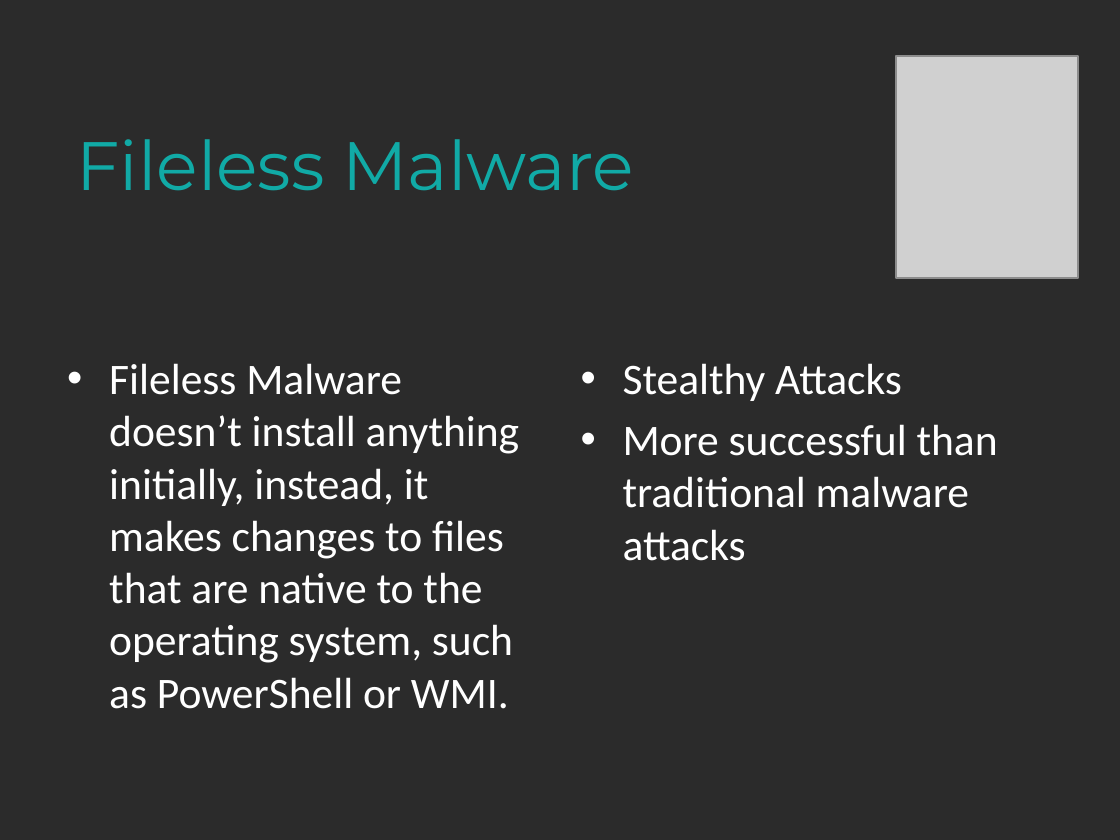
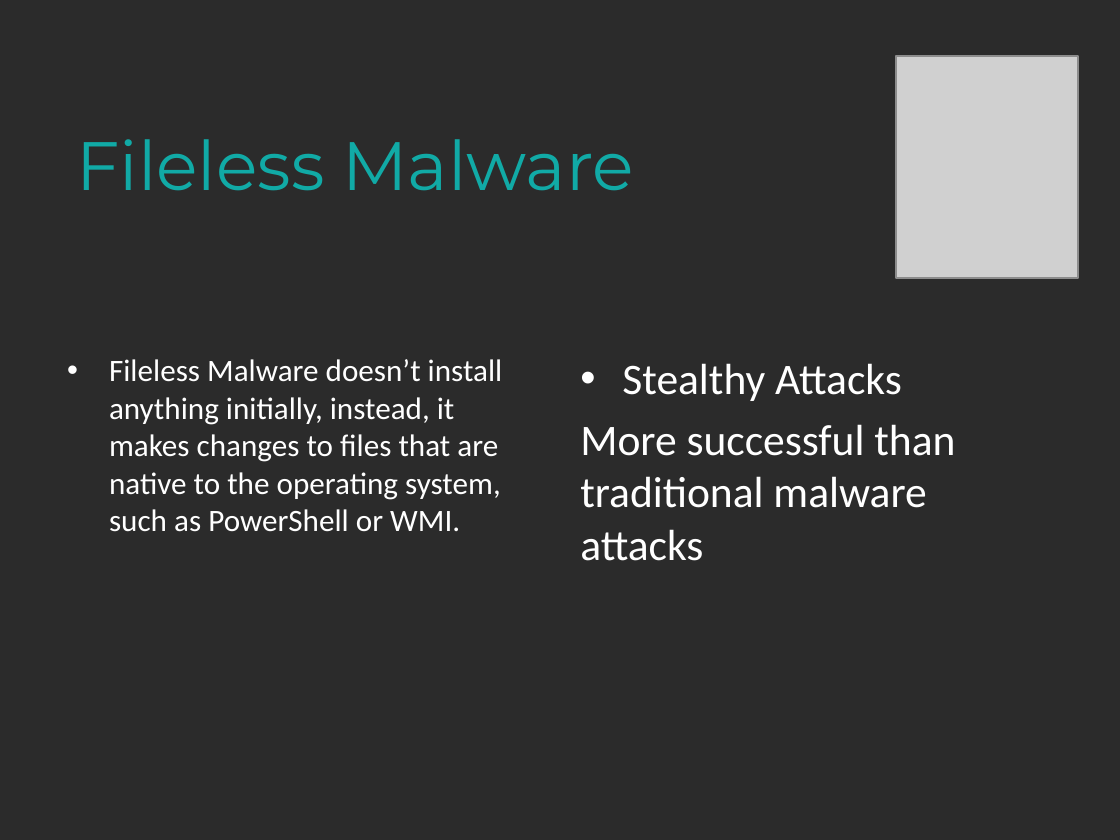
Before and after one commit to Konstantinos-Papanagnou/SecurityProject, a slide deck: slide 5 of Malware.pptx. Drawn at 1120x840 pixels with LibreOffice and Linux fonts; fonts in the diff are those of the drawing; grey boxes stand for pictures; background and template pictures are left out; a plain dark background stands for a picture behind light text. Boxes give left, top, right and bottom in pixels: in the first picture for what was removed or moved away, otherwise in the second. Text is boxed around its words. In the diff, an @@ line names an element or a change of style, - is before the commit and + after.

```diff
--- a/Malware.pptx
+++ b/Malware.pptx
@@ text "Fileless Malware doesn’t install anything ..." at (109, 359, 503, 532): size 28 to 20 pt; indent changed @@
@@ text "Stealthy Attacks" at (580, 363, 955, 561): indent changed; bullet • to none @@
```
Also in this commit, not shown: 21 other slides changed.
